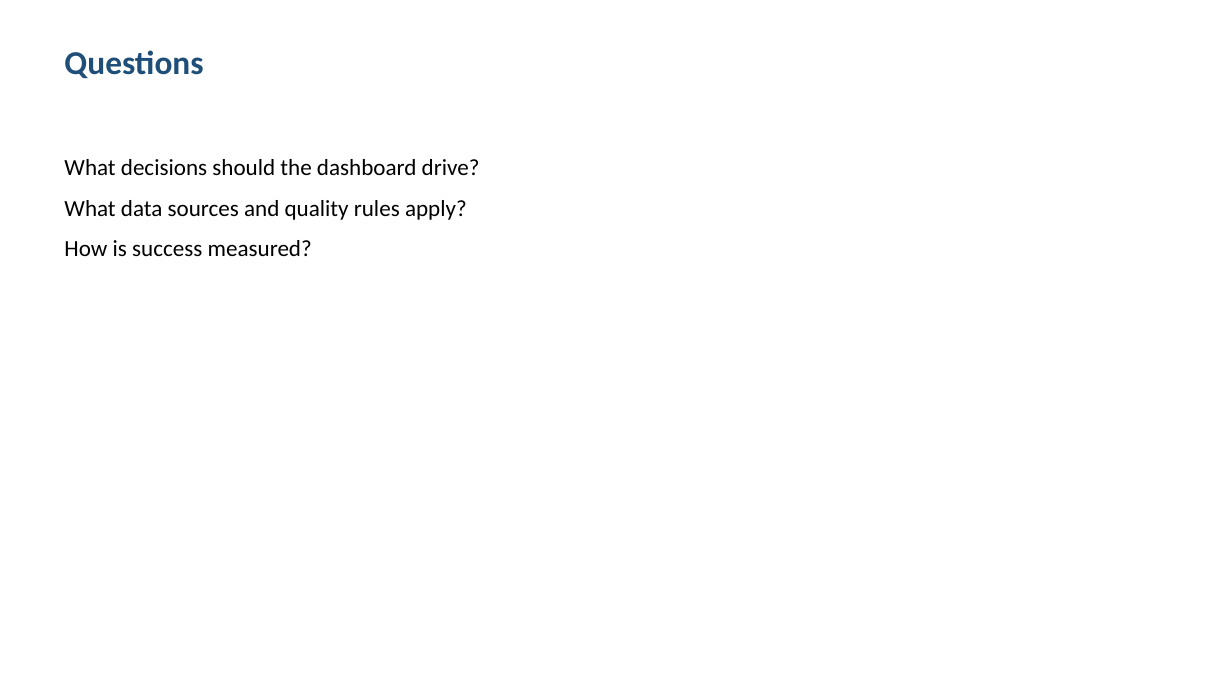
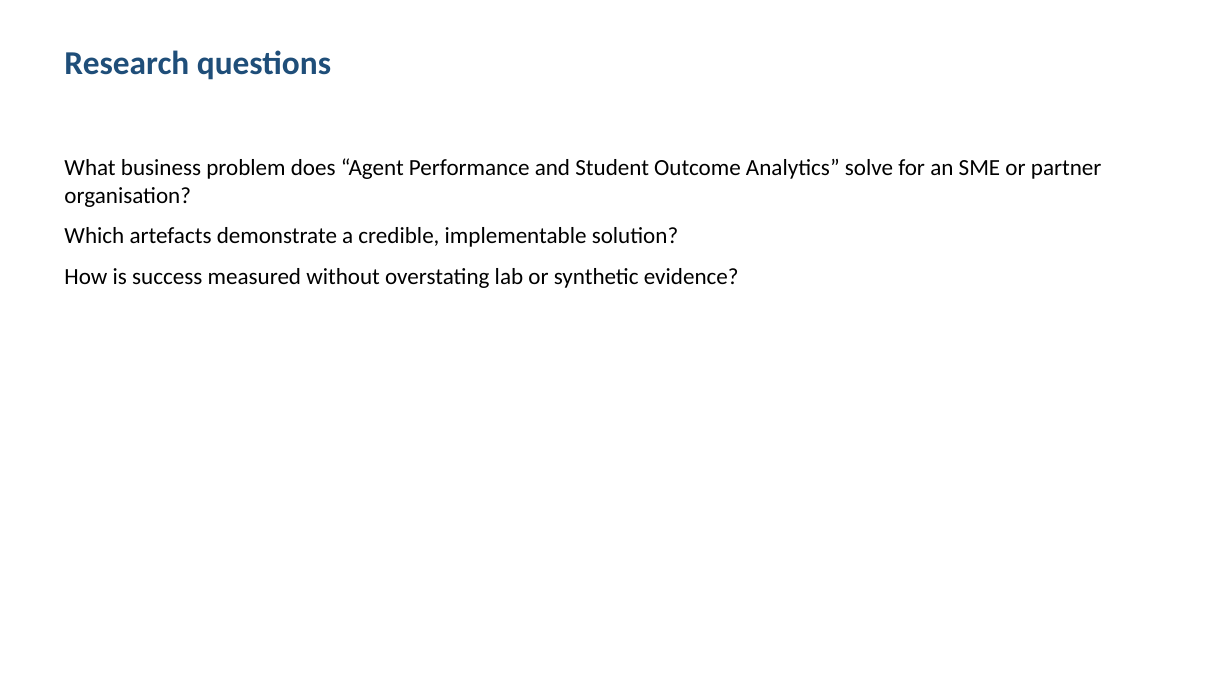
Before and after one commit to shohrabniaz/agent-performance-and-student-outcome-analytics, a slide deck: slide 2 of Final_Submission/02_Presentation.pptx. Drawn at 1232x693 pixels with LibreOffice and Linux fonts; fonts in the diff are those of the drawing. Boxes give left, top, right and bottom in pixels: in the first picture for what was removed or moved away, otherwise in the second. Text is boxed around its words. In the diff, an @@ line names an element or a change of style, - is before the commit and + after.

```diff
--- a/Final_Submission/02_Presentation.pptx
+++ b/Final_Submission/02_Presentation.pptx
@@ text at [64, 50, 331, 80]: text changed @@
-Questions
+Research questions
@@ text at [64, 158, 1102, 288]: text changed @@
-What decisions should the dashboard drive?
-What data sources and quality rules apply?
-How is success measured?
+What business problem does “Agent Performance and Student Outcome Analytics” solve for an SME or partner organisation?
+Which artefacts demonstrate a credible, implementable solution?
+How is success measured without overstating lab or synthetic evidence?
```
Also in this commit, not shown: 3 other slides changed, 12 other files.
